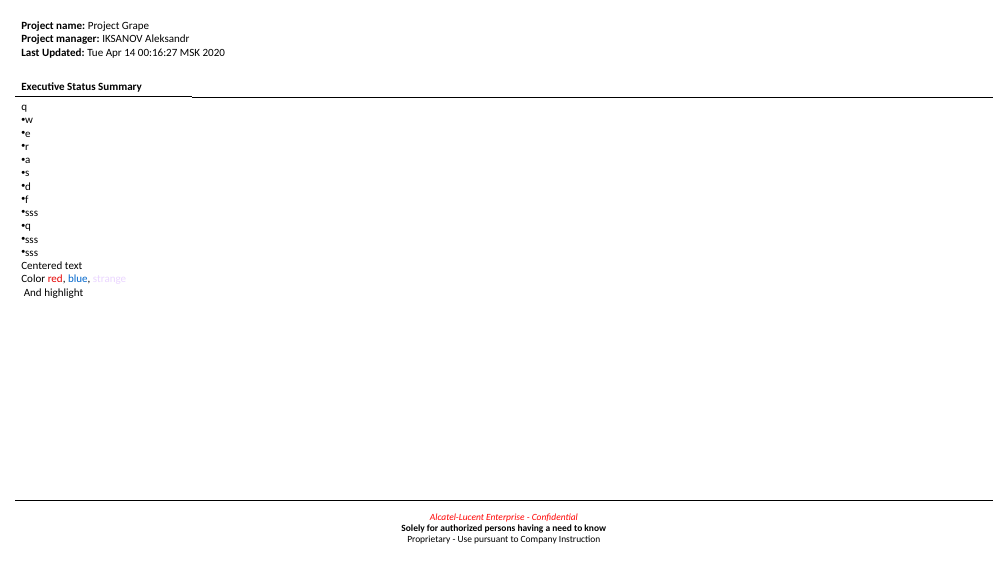
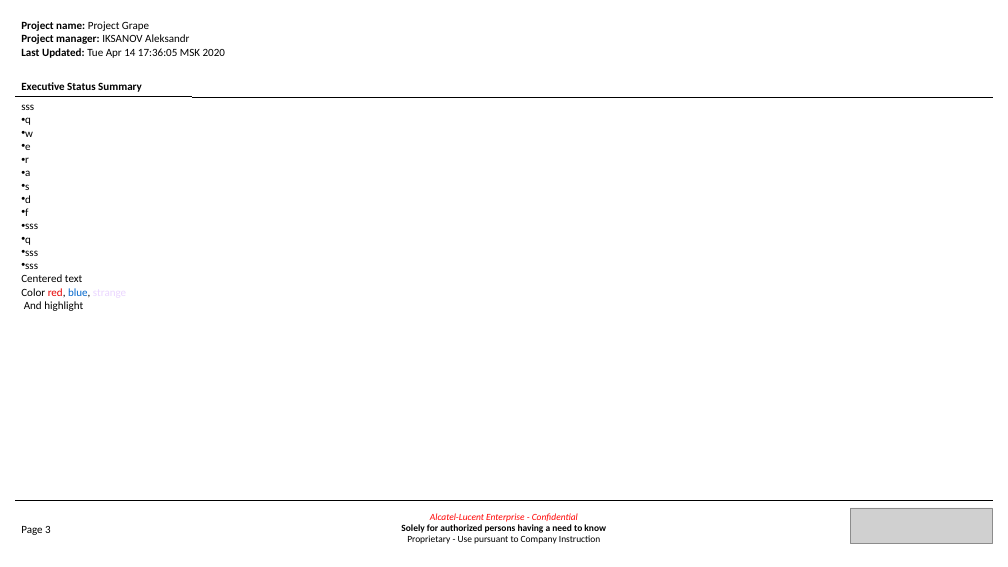
Before and after one commit to TheDiamondDoge/management_board_file_processors, a slide deck: slide 3 of html-to-ppt/TextFormat.pptx. Drawn at 1008x567 pixels with LibreOffice and Linux fonts; fonts in the diff are those of the drawing; grey boxes stand for pictures. Boxes give left, top, right and bottom in pixels: in the first picture for what was removed or moved away, otherwise in the second. Text is boxed around its words. In the diff, an @@ line names an element or a change of style, - is before the commit and + after.

```diff
--- a/html-to-ppt/TextFormat.pptx
+++ b/html-to-ppt/TextFormat.pptx
@@ text at <box>21,21,225,58</box>: text changed @@
-Project name: Project Grape
-Project manager: IKSANOV Aleksandr
-Last Updated: Tue Apr 14 00:16:27 MSK 2020
+Project name: Project Grape
+Project manager: IKSANOV Aleksandr
+Last Updated: Tue Apr 14 17:36:05 MSK 2020
@@ text at <box>21,104,34,110</box>: paragraph added @@
+sss
@@ text at <box>25,117,31,125</box>: bullet none to • @@
@@ picture added at <box>850,508,992,543</box> @@
@@ text added at <box>21,526,51,535</box>, 14 pt, text #000000 @@
+Page 3
```
Also in this commit, not shown: 2 other slides changed, 9 other files.
